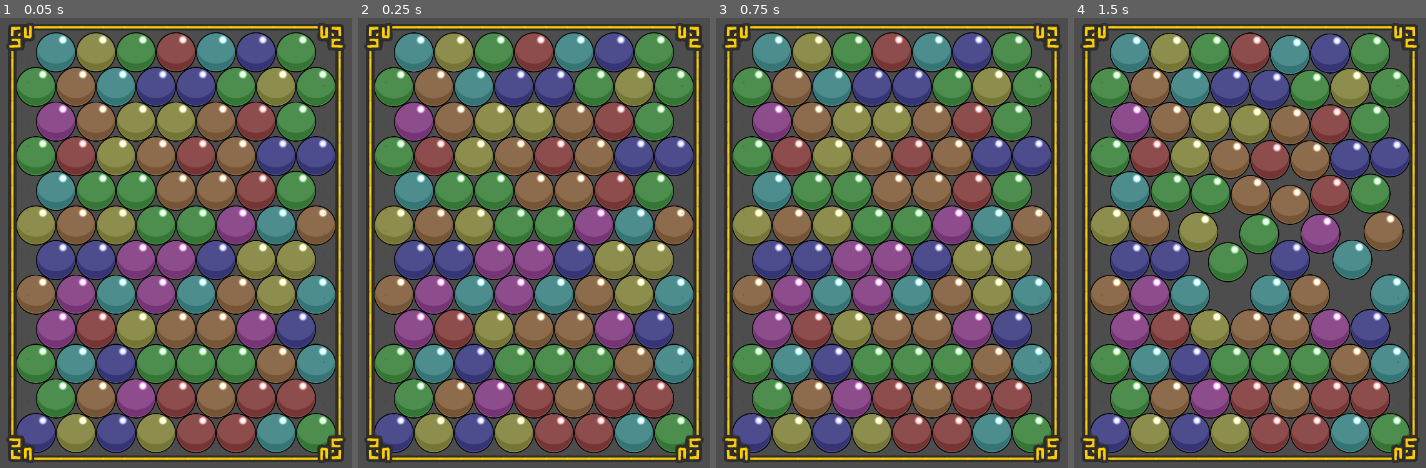
Above: before the commit, frames 1-4 (left to right).
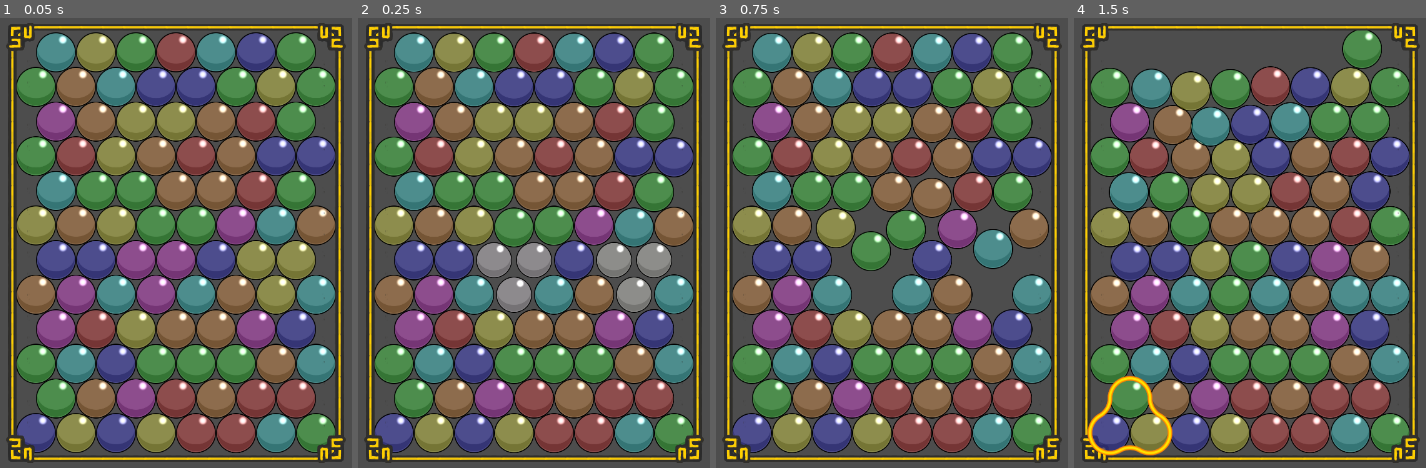
Above: after the commit, the same moments.

Repository: mhydock/marble-match
Game: Godot game, scene res://main.tscn
Same seed, same stepped clock (60 frames per second), same inputs: the game is played once before the commit and once after it.
Inputs (mouse positions are in pixels of both pictures, inside the frame that each line leads up to):
- Up to frame 1 (0.05 s): no input
- Up to frame 2 (0.25 s): no input
- Up to frame 3 (0.75 s): move the mouse to (751, 432) at 0.52 s; click (751, 432) at 0.67 s
- Up to frame 4 (1.5 s): move the mouse to (1130, 423) at 1.27 s; click (1130, 423) at 1.42 s

Frame 1 is identical in both runs. In frame 2, 6.8% of the frame differs, in the area x 7-96%, y 3-95%; in frame 3, 12%; in frame 4, 34%, in the area x 3-96%, y 2-98%.

Commit message:
trying to speed up game
marbles no longer sleep, as it was taking too long for the physics
system to flag objects as "sleeping". selection is now based on
marbles having a miniscule velocity. still some issues with borders
not going away after a match has been made.

Diff:
--- a/ball_toucher.gd
+++ b/ball_toucher.gd
@@ -11,7 +11,9 @@
 var mouseInside = false
 var border
 var tweener
-var queuedRemove = false
+
+func are_bodies_valid(bodies):
+	return bodies.all(func(body): return !body.freeze and body.linear_velocity.x < 0.1 and body.linear_velocity.y < 0.1)
 
 func shouldShowBorder():
 	var bodies = get_overlapping_bodies()
@@ -22,13 +24,16 @@
 	if len(bodies) != lobes:
 		return false
 
-	return bodies.all(func(body): return body.sleeping)
+	return are_bodies_valid(bodies)
 
 # Called when the node enters the scene tree for the first time.
 func _ready():
 	pass # Replace with function body.
 
 func _process(delta):
+	if mouseInside:
+		print(displayBorder, '  ', border)
+
 	if displayBorder and border == null:
 		border = selection.instantiate()
 		border.lobes = lobes
@@ -49,11 +54,10 @@
 		for body in bodies:
 			body.z_index = 0
 
-	if not queuedRemove:
-		check_for_matches()
+	check_for_matches()
 
 func _physics_process(delta):
-	if mouseInside and not displayBorder and not queuedRemove:
+	if mouseInside and not displayBorder:
 		displayBorder = shouldShowBorder()
 
 func _on_mouse_entered():
@@ -65,19 +69,19 @@
 	displayBorder = false
 
 func _on_input_event(viewport, event, shape_idx):
-	if queuedRemove:
-		return
+	if event is InputEventMouseButton and event.is_pressed() and displayBorder and border != null and (tweener == null or !tweener.is_running()):
+		var bodies = get_overlapping_bodies()
+		if excludeParent:
+			bodies = bodies.filter(func(body): return body != self.get_parent())
 
-	if event is InputEventMouseButton and event.is_pressed() and displayBorder and border != null and (tweener == null or !tweener.is_running()):
+		if not are_bodies_valid(bodies):
+			return
+
 		var dir = -1 if event.button_index == 1 else 1
 		tweener = create_tween().set_ease(Tween.EASE_OUT).set_trans(Tween.TRANS_EXPO).set_parallel()
 
 		var rot = border.get_rotation()
 		tweener.tween_property(border, "rotation", rot + dir*2*PI/lobes, .5)
-
-		var bodies = get_overlapping_bodies()
-		if excludeParent:
-			bodies = bodies.filter(func(body): return body != self.get_parent())
 
 		PhysicsServer2D.set_active(false)
 		tweener.connect("finished", func(): PhysicsServer2D.set_active(true))
@@ -99,18 +103,13 @@
 func check_for_matches():
 	var bodies = get_overlapping_bodies()
 
-	if len(bodies) != lobes or !bodies.all(func(body): return body.sleeping):
+	if len(bodies) != lobes or !are_bodies_valid(bodies):
 		return
 
 	var color = bodies[0].get_node("color").modulate
 	var matches = bodies.all(func(body): return color == body.get_node("color").modulate)
 
 	if matches:
-		queuedRemove = true
+		for body in bodies: body.freeze = true
+		displayBorder = false
 		queue_remove.emit(bodies)
-		if border:
-			self.remove_child(border)
-			border = null
-
-func _on_body_exited(body):
-	queuedRemove = false
--- a/ball_toucher.tscn
+++ b/ball_toucher.tscn
@@ -19,7 +19,6 @@
 scale = Vector2(16, 16)
 texture = SubResource("PlaceholderTexture2D_sr7dd")
 
-[connection signal="body_exited" from="." to="." method="_on_body_exited"]
 [connection signal="input_event" from="." to="." method="_on_input_event"]
 [connection signal="mouse_entered" from="." to="." method="_on_mouse_entered"]
 [connection signal="mouse_exited" from="." to="." method="_on_mouse_exited"]
--- a/marble.tscn
+++ b/marble.tscn
@@ -27,6 +27,7 @@
 [node name="marble" type="RigidBody2D" groups=["balls"]]
 collision_mask = 3
 physics_material_override = SubResource("PhysicsMaterial_w4c1v")
+can_sleep = false
 lock_rotation = true
 continuous_cd = 2
 
--- a/spawner.gd
+++ b/spawner.gd
@@ -23,6 +23,7 @@
 ]
 
 var balls_to_remove = {}
+var balls_removing = {}
 
 # Called when the node enters the scene tree for the first time.
 func _ready():
@@ -74,16 +75,20 @@
 
 func ball_remover(marbles: Array[Node2D]):
 	for ball in marbles:
-		balls_to_remove[ball] = 0
+		if ball not in balls_removing:
+			balls_to_remove[ball] = 0
 
 func _process(delta):
 	if len(balls_to_remove) > 0:
 
 		for ball in balls_to_remove.keys():
-			ball.set_sleeping(false)
+			balls_removing[ball] = 0
+			balls_to_remove.erase(ball)
 			var tweener = create_tween().set_ease(Tween.EASE_OUT).set_trans(Tween.TRANS_EXPO).set_parallel(true)
 			tweener.tween_property(ball.get_node("color"), "modulate", Color(1, 1, 1), .3)
 			tweener.tween_property(ball, "scale", Vector2(.90, .90), .2)
 			tweener.chain().tween_property(ball, "scale", Vector2(1.1, 1.1), .05)
-			tweener.connect("finished", func(): ball.queue_free())
-			balls_to_remove.clear()
+			tweener.connect("finished", func():
+				ball.queue_free()
+				balls_removing.erase(ball)
+			)
Not shown, changed: export_presets.cfg
